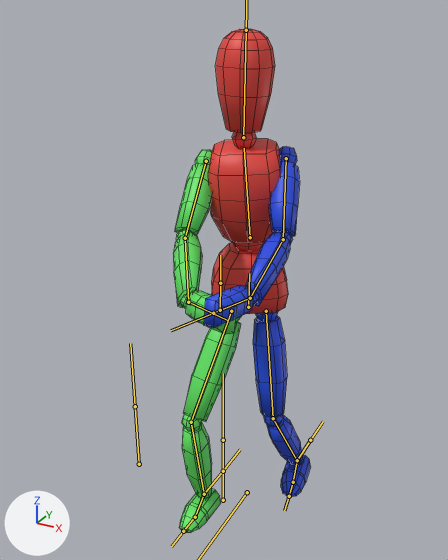
What one commit did to the FBX model Assets/Models/Template Entity.fbx.
Camera for both pictures: a camera (50 mm lens) standing at (0.813, -1.661, 1.694) and looking at (-0.04, -0.11, 0.919). The axes (+X, +Y, +Z) are drawn at lower left. The lights are the same throughout. Both versions are drawn at frame 25 of the action 'Armature|Attacking'; the numbers are the values there. The bones that bend it are drawn over the model as lines. Mesh edges are drawn as thin lines.
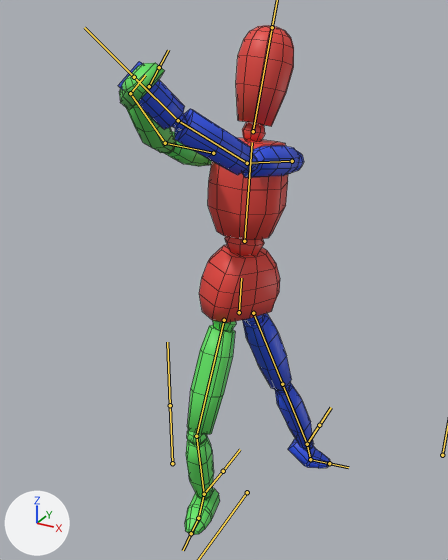
What differs and where, as boxes (x1, y1, x2, y2) in the pictures (448 x 560 px):
```json
{"object": "Cube", "change": "posed", "before": [173, 29, 311, 533], "after": [118, 26, 330, 535], "on screen": "53% wider"}
{"bone": "Hip", "before": "(248, 307) to (249, 273)", "after": "(239, 312) to (241, 278)"}
{"bone": "Spine", "before": "(250, 237) to (244, 148)", "after": "(244, 241) to (252, 142)"}
{"bone": "Head", "before": "(243, 137) to (246, 30)", "after": "(253, 131) to (272, 27)"}
{"bone": "Upper Arm.L", "before": "(286, 158) to (283, 239)", "after": "(292, 161) to (247, 163)"}
{"bone": "Lower Arm.L", "before": "(283, 239) to (250, 298)", "after": "(247, 163) to (178, 120)"}
{"bone": "Hand.L", "before": "(250, 298) to (213, 313)", "after": "(178, 120) to (134, 77)"}
{"bone": "Upper Arm.R", "before": "(206, 161) to (185, 238)", "after": "(213, 153) to (165, 143)"}
{"bone": "Lower Arm.R", "before": "(185, 238) to (188, 302)", "after": "(165, 143) to (130, 93)"}
{"bone": "Hand.R", "before": "(188, 302) to (227, 320)", "after": "(130, 93) to (145, 75)"}
{"bone": "Upper Leg.L", "before": "(266, 311) to (273, 418)", "after": "(253, 313) to (282, 384)"}
{"bone": "Lower Leg.L", "before": "(273, 418) to (297, 460)", "after": "(282, 384) to (307, 444)"}
{"bone": "Foot.L", "before": "(297, 460) to (293, 482)", "after": "(307, 444) to (310, 459)"}
{"bone": "Toes.L", "before": "(293, 482) to (289, 496)", "after": "(310, 459) to (329, 463)"}
{"bone": "Upper Leg.R", "before": "(231, 311) to (191, 422)", "after": "(224, 320) to (196, 436)"}
{"bone": "Lower Leg.R", "before": "(191, 422) to (204, 494)", "after": "(196, 436) to (204, 494)"}
{"bone": "Foot.R", "before": "(204, 494) to (195, 517)", "after": "(204, 494) to (198, 518)"}
```

Edits to the scene script, one JSON object a line:
```json
{"block": "bone_hip", "where": "bone_hip = bpy.data.objects['Armature'].pose.bones['Hip']  # child of 'Root'"}
{"op": "set", "path": "bone_hip.location", "old": "(0.0, -0.071, 0.013)", "new": "(0.0, -0.061, 0.082)"}
{"op": "set", "path": "bone_hip.rotation_quaternion", "old": "(0.966, 0.002, 0.257, 0.0)", "new": "(0.858, -0.005, 0.513, -0.029)", "note": "degrees (0, 30, 0) -> degrees (-5, 62, -7)"}
{"block": "bone_spine", "where": "bone_spine = bpy.data.objects['Armature'].pose.bones['Spine']  # child of 'Hip'"}
{"op": "set", "path": "bone_spine.rotation_quaternion", "old": "(0.994, 0.076, -0.065, 0.035)", "new": "(0.912, -0.046, -0.408, -0.013)", "note": "degrees (8, -8, 4) -> degrees (-6, -48, 1)"}
{"block": "bone_head", "where": "bone_head = bpy.data.objects['Armature'].pose.bones['Head']  # child of 'Spine'"}
{"op": "set", "path": "bone_head.rotation_quaternion", "old": "(0.934, -0.082, -0.348, -0.008)", "new": "(0.373, -0.056, -0.926, 0.025)", "note": "degrees (-11, -41, 3) -> degrees (7, -136, -10)"}
{"block": "bone_upper_arm_l", "where": "bone_upper_arm_l = bpy.data.objects['Armature'].pose.bones['Upper Arm.L']  # child of 'Spine'"}
{"op": "set", "path": "bone_upper_arm_l.rotation_quaternion", "old": "(0.678, 0.424, -0.144, -0.583)", "new": "(0.212, 0.328, -0.541, -0.745)", "note": "degrees (51, 17, -73) -> degrees (78, 15, -136)"}
{"block": "bone_lower_arm_l", "where": "bone_lower_arm_l = bpy.data.objects['Armature'].pose.bones['Lower Arm.L']  # child of 'Upper Arm.L'"}
{"op": "set", "path": "bone_lower_arm_l.rotation_quaternion", "old": "(0.942, 0.319, -0.102, -0.031)", "new": "(0.946, 0.111, 0.257, -0.162)", "note": "degrees (38, -10, -7) -> degrees (9, 31, -17)"}
{"block": "bone_hand_l", "where": "bone_hand_l = bpy.data.objects['Armature'].pose.bones['Hand.L']  # child of 'Lower Arm.L'"}
{"op": "set", "path": "bone_hand_l.rotation_quaternion", "old": "(0.973, 0.183, -0.034, -0.134)", "new": "(0.988, 0.111, -0.058, -0.095)", "note": "degrees (21, -1, -16) -> degrees (13, -5, -12)"}
{"block": "bone_upper_arm_r", "where": "bone_upper_arm_r = bpy.data.objects['Armature'].pose.bones['Upper Arm.R']  # child of 'Spine'"}
{"op": "set", "path": "bone_upper_arm_r.rotation_quaternion", "old": "(0.773, 0.473, 0.032, 0.421)", "new": "(0.795, 0.579, -0.081, -0.16)", "note": "degrees (54, -20, 47) -> degrees (72, 3, -20)"}
{"block": "bone_lower_arm_r", "where": "bone_lower_arm_r = bpy.data.objects['Armature'].pose.bones['Lower Arm.R']  # child of 'Upper Arm.R'"}
{"op": "set", "path": "bone_lower_arm_r.rotation_quaternion", "old": "(0.948, 0.305, 0.085, -0.039)", "new": "(0.975, 0.058, 0.01, -0.213)", "note": "degrees (36, 11, -1) -> degrees (6, 2, -25)"}
{"block": "bone_hand_r", "where": "bone_hand_r = bpy.data.objects['Armature'].pose.bones['Hand.R']  # child of 'Lower Arm.R'"}
{"op": "set", "path": "bone_hand_r.rotation_quaternion", "old": "(0.926, 0.255, 0.113, 0.253)", "new": "(0.712, 0.271, 0.631, 0.146)", "note": "degrees (32, 5, 32) -> degrees (84, 55, 74)"}
{"block": "bone_upper_leg_l", "where": "bone_upper_leg_l = bpy.data.objects['Armature'].pose.bones['Upper Leg.L']  # child of 'Hip'"}
{"op": "set", "path": "bone_upper_leg_l.rotation_quaternion", "old": "(0.977, -0.054, 0.189, 0.08)", "new": "(0.959, -0.246, -0.139, -0.002)", "note": "degrees (-5, 22, 8) -> degrees (-29, -16, 4)"}
{"block": "bone_lower_leg_l", "where": "bone_lower_leg_l = bpy.data.objects['Armature'].pose.bones['Lower Leg.L']  # child of 'Upper Leg.L'"}
{"op": "set", "path": "bone_lower_leg_l.rotation_quaternion", "old": "(0.943, 0.0, 0.0, -0.334)", "new": "(1.0, 0.0, 0.0, 0.011)", "note": "degrees (0, 0, -39) -> degrees (0, 0, 1)"}
{"block": "bone_foot_l", "where": "bone_foot_l = bpy.data.objects['Armature'].pose.bones['Foot.L']  # child of 'Lower Leg.L'"}
{"op": "set", "path": "bone_foot_l.rotation_quaternion", "old": "(0.967, 0.046, -0.045, 0.246)", "new": "(0.905, 0.083, -0.143, -0.392)", "note": "degrees (4, -6, 28) -> degrees (16, -11, -48)"}
{"block": "bone_toes_l", "where": "bone_toes_l = bpy.data.objects['Armature'].pose.bones['Toes.L']  # child of 'Foot.L'"}
{"op": "set", "path": "bone_toes_l.rotation_quaternion", "old": "(1.0, -0.015, -0.011, 0.024)", "new": "(0.937, -0.101, -0.114, 0.314)", "note": "degrees (-2, -1, 3) -> degrees (-15, -9, 38)"}
{"block": "bone_upper_leg_r", "where": "bone_upper_leg_r = bpy.data.objects['Armature'].pose.bones['Upper Leg.R']  # child of 'Hip'"}
{"op": "set", "path": "bone_upper_leg_r.rotation_quaternion", "old": "(0.919, 0.114, 0.285, 0.249)", "new": "(0.877, 0.104, 0.449, 0.134)", "note": "degrees (23, 28, 36) -> degrees (28, 49, 30)"}
{"block": "bone_lower_leg_r", "where": "bone_lower_leg_r = bpy.data.objects['Armature'].pose.bones['Lower Leg.R']  # child of 'Upper Leg.R'"}
{"op": "set", "path": "bone_lower_leg_r.rotation_quaternion", "old": "(0.926, 0.0, 0.0, -0.377)", "new": "(0.938, 0.0, 0.0, -0.347)", "note": "degrees (0, 0, -44) -> degrees (0, 0, -41)"}
{"block": "bone_foot_r", "where": "bone_foot_r = bpy.data.objects['Armature'].pose.bones['Foot.R']  # child of 'Lower Leg.R'"}
{"op": "set", "path": "bone_foot_r.rotation_quaternion", "old": "(0.992, -0.06, -0.011, 0.114)", "new": "(0.983, -0.068, 0.006, 0.171)", "note": "degrees (-7, -1, 13) -> degrees (-8, 2, 20)"}
```
